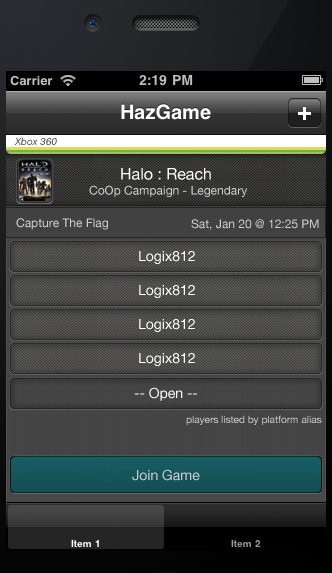
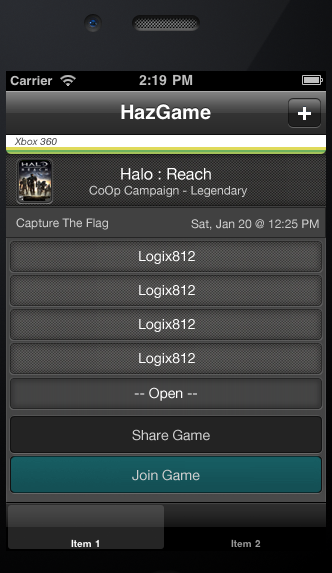
Comparing the layer stacks of the two (332, 573) images. Changes:
added group "Cancel Game copy 2" with 11 layers in group "actions" over left=9, top=415, right=323, bottom=454
added layer "Share Game" in group "Cancel Game copy 2" over left=132, top=429, right=210, bottom=441
added layer "Layer 46 copy 3" in group "Cancel Game copy 2" over left=9, top=415, right=323, bottom=454
added layer "Layer 47 copy 3" (49%) in group "Cancel Game copy 2" over left=9, top=415, right=323, bottom=454
added layer "Shape 7 copy 3" in group "Cancel Game copy 2" over left=9, top=415, right=323, bottom=454
